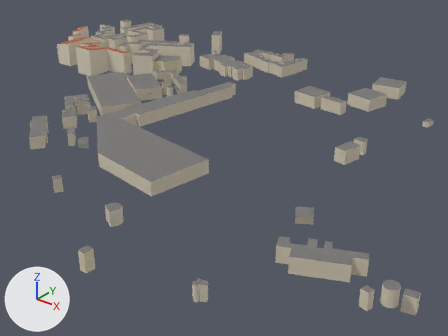
The glTF model gibraltar/data/build/tiles/T_E0_S5/buildings.glb, before and after one commit.
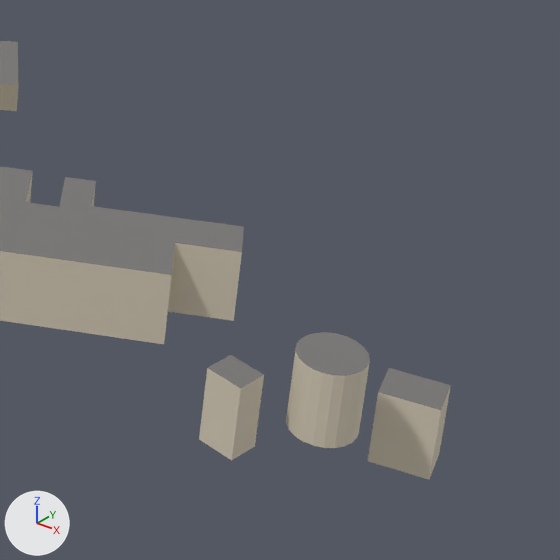
Each version is shown whole from a 50 mm lens placed at (549.2, 15.0, 204.9), pointed at (275.2, 357.5, -7.4), then close up on the part from 69% to 100% of the width and 59% to 100% of the height. The axes (+X, +Y, +Z) are drawn at lower left. The lights are the same throughout. The older version's two pictures come first. Vertices at exactly the same position are counted once.

The scene before the commit, as lines of its bpy script (objects in view):
```python
me_t_e0_s5_buildings = bpy.data.meshes.new('T_E0_S5_buildings')
me_t_e0_s5_buildings.from_pydata(...)  # 3098 vertices, 4515 faces; spans x 6.0..474.0, y 186.0..519.0, z 6.0..54.0
# faces by material slot: [3054, 1461]
me_t_e0_s5_buildings.materials.append(mat_m_buildingwall)
me_t_e0_s5_buildings.materials.append(mat_m_buildingroof)
ob_t_e0_s5_buildings = bpy.data.objects.new('T_E0_S5_buildings', me_t_e0_s5_buildings)
ob_t_e0_s5_buildings.location = (0.0, 0.0, 0.0)
```
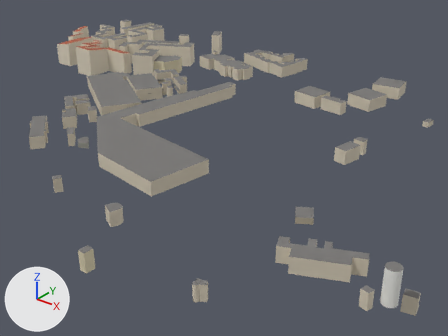
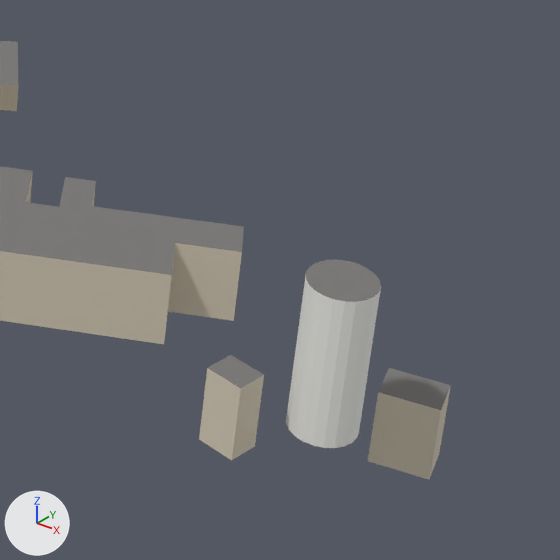
What differs and where, as boxes (x1, y1, x2, y2) in the close-ups (560 x 560 px; the box of a moved part takes in the faces that stretch with it):
'T_E0_S5_buildings', reshaped, recoloured: (0, 41, 451, 480) in both
part 1 of me_t_e0_s5_buildings, moved or reshaped: before (286, 332, 370, 448); after (286, 260, 381, 448)
part 2 of me_t_e0_s5_buildings, recoloured (pale yellow to white): before (286, 350, 370, 448); after (286, 276, 381, 448)

The change, as a list of edits to the scene's bpy script:
```text
Change me_t_e0_s5_buildings:
    where me_t_e0_s5_buildings.from_pydata(...)  # 3098 vertices, 4515 faces; spans x 6.0..474.0, y 186.0..519.0, z 6.0..54.0
    used by ob_t_e0_s5_buildings; location = (0.0, 0.0, 0.0)
    me_t_e0_s5_buildings part 1: all 21 vertices in x 460.0..468.0, y 238.0..246.0, z 35.0 are moved by (0.0, 0.0, 10.0)
    me_t_e0_s5_buildings part 2: 42 faces centred in x 460.0..468.0, y 238.0..246.0, z 28.0..31.0 are repainted in the vertex colours; the middle colour goes from pale yellow #d6ccb8 to white #edede8
```
